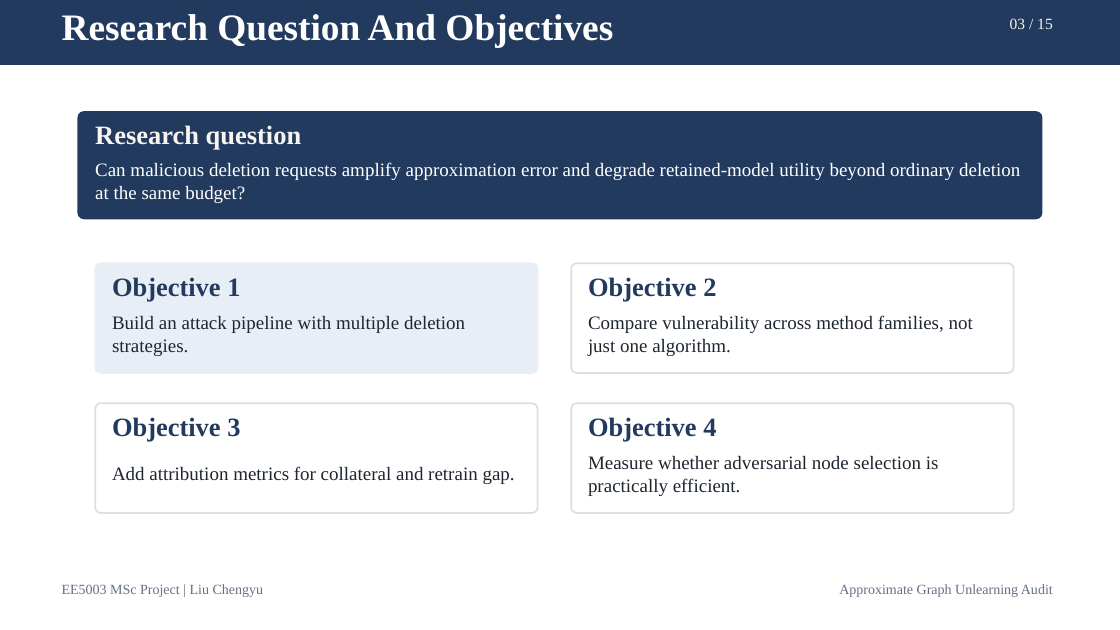
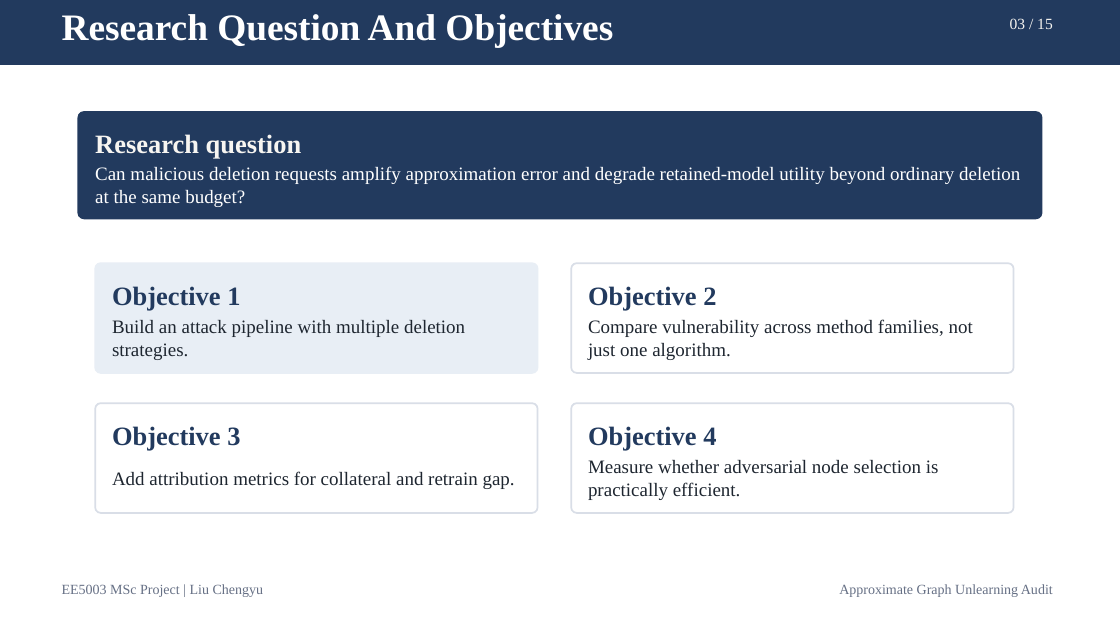
Before and after one commit to lelelelelelelelelelelelele/OpenGU, a slide deck: slide 3 of GULib-master/report/0417_5003report/ppt/out-test/final_15min_defense.pptx. Drawn at 1120x630 pixels with LibreOffice and Linux fonts; fonts in the diff are those of the drawing. Boxes give left, top, right and bottom in pixels: in the first picture for what was removed or moved away, otherwise in the second. Text is boxed around its words. In the diff, an @@ line names an element or a change of style, - is before the commit and + after.

```diff
--- a/GULib-master/report/0417_5003report/ppt/out-test/final_15min_defense.pptx
+++ b/GULib-master/report/0417_5003report/ppt/out-test/final_15min_defense.pptx
@@ text "Can malicious deletion requests amplify ...": place and size @@
-text "Can malicious deletion requests amplify ..." at <box>95,162,1020,203</box>
+text "Can malicious deletion requests amplify ..." at <box>95,166,1020,207</box>
@@ text "Build an attack pipeline with ...": place and size @@
-text "Build an attack pipeline with ..." at <box>112,316,465,356</box>
+text "Build an attack pipeline with ..." at <box>112,320,465,360</box>
@@ text "Compare vulnerability across method families, ...": place and size @@
-text "Compare vulnerability across method families, ..." at <box>588,315,973,356</box>
+text "Compare vulnerability across method families, ..." at <box>588,319,973,360</box>
@@ 5 texts: place and size @@
-5 texts at <box>95,125,716,442</box>
+5 texts at <box>95,134,716,451</box>
@@ text "Add attribution metrics for collateral ...": place and size @@
-text "Add attribution metrics for collateral ..." at <box>112,466,515,484</box>
+text "Add attribution metrics for collateral ..." at <box>112,471,515,489</box>
@@ text "Measure whether adversarial node selection ...": place and size @@
-text "Measure whether adversarial node selection ..." at <box>588,456,939,496</box>
+text "Measure whether adversarial node selection ..." at <box>588,460,939,500</box>
```
Also in this commit, not shown: 13 other slides changed, 7 other files.
